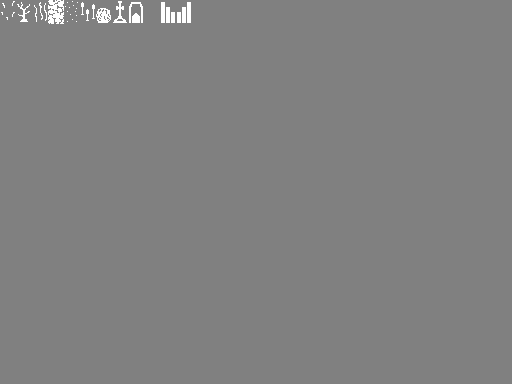
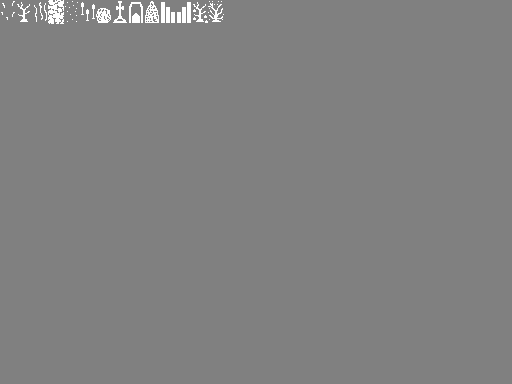
Two versions of the same layered image (512x384). Layer-by-layer changes:
painted on "Background" over [145, 1, 224, 23]
